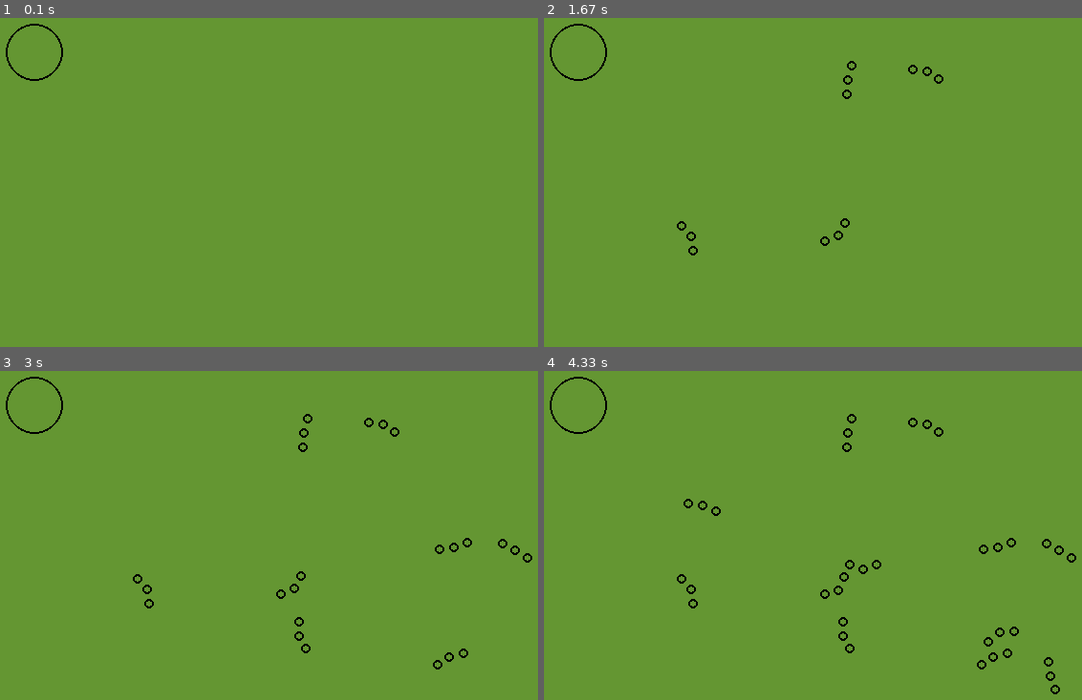
Above: before the commit, frames 1-4 (two rows, left to right).
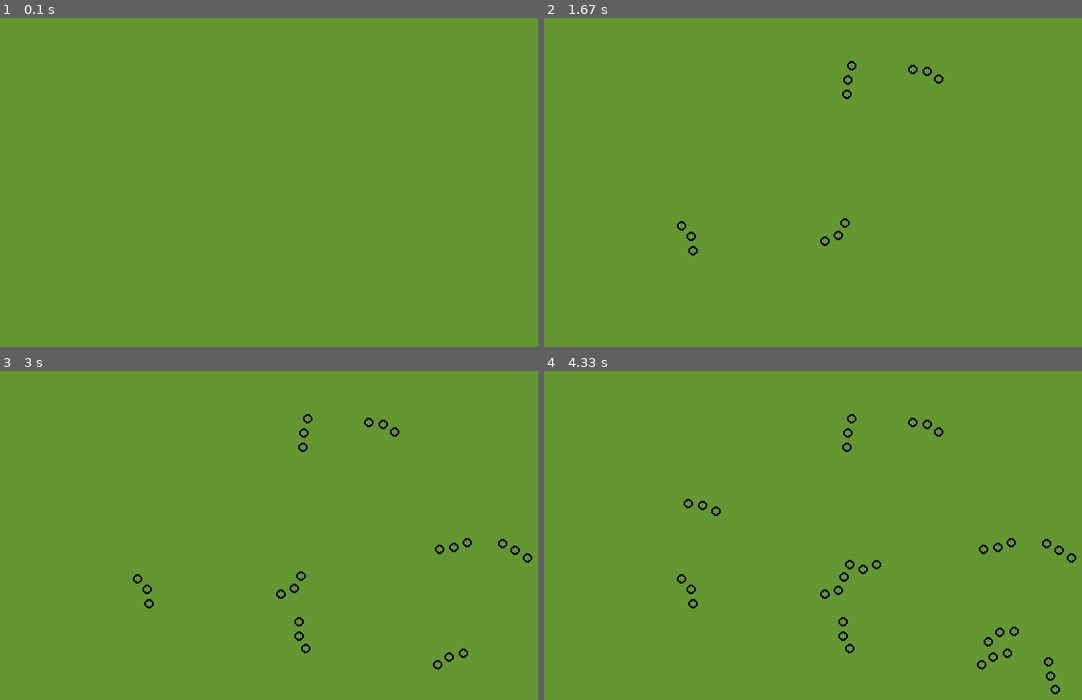
Above: after the commit, the same moments.

Repository: lukehackworth/pyparticle
Game: pygame game, started from pygame_test2.py
Two runs of this game, one before a commit and one after it. Both use one fixed random seed, a clock stepped at 60 frames per second and the inputs below. The source is Python 2; it was converted automatically to run under Python 3.
Inputs (mouse positions are in pixels of both pictures, inside the frame that each line leads up to):
- Up to frame 1 (0.1 s): no input
- Up to frame 2 (1.67 s): click (834, 235) at 0.38 s; click (689, 238) at 0.72 s; click (925, 73) at 1.05 s; click (850, 80) at 1.38 s
- Up to frame 3 (3 s): click (301, 634) at 1.72 s; click (451, 657) at 2.05 s; click (451, 545) at 2.38 s; click (516, 548) at 2.72 s
- Up to frame 4 (4.33 s): click (1049, 676) at 3.05 s; click (861, 568) at 3.38 s; click (700, 505) at 3.72 s; click (1001, 634) at 4.05 s

The runs differ from the first frame. In frame 1, 0.2% of the frame differs, in the area x 1-12%, y 1-20%; in frame 2, 0.2%; in frame 3, 0.2%; in frame 4, 0.2%.

Commit message:
Get rid of random circle on screen

Diff:
--- a/pygame_test2.py
+++ b/pygame_test2.py
@@ -112,8 +112,6 @@
 def screenUpdate():
 	screen.fill(background_color)
 
-	pygame.draw.circle(screen, black, (50,50), 30, 2)
-
 	for particle in particle_loc_array:
 		pygame.draw.circle(screen, black, (int(particle[0]), int(particle[1])), 5, 2)
 
